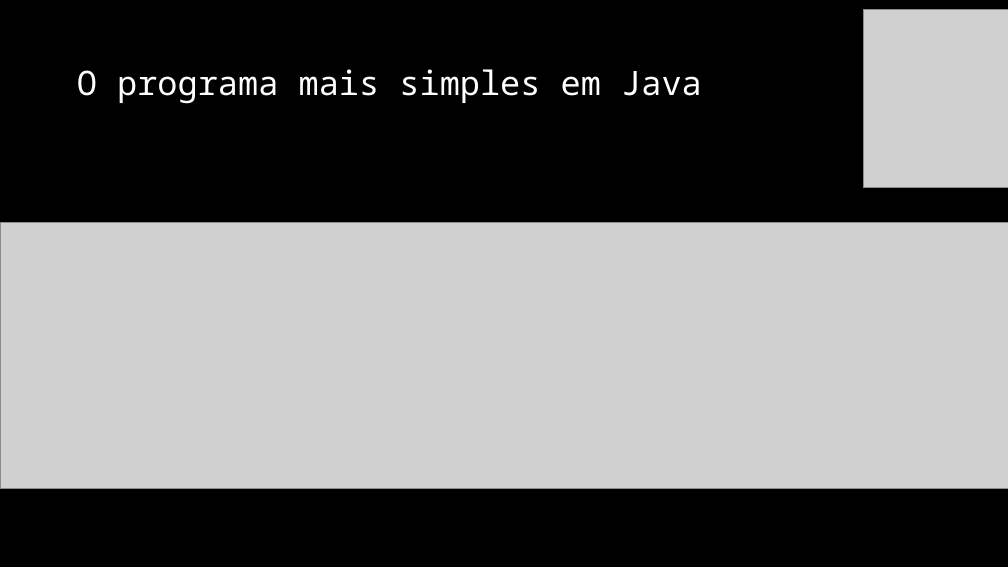
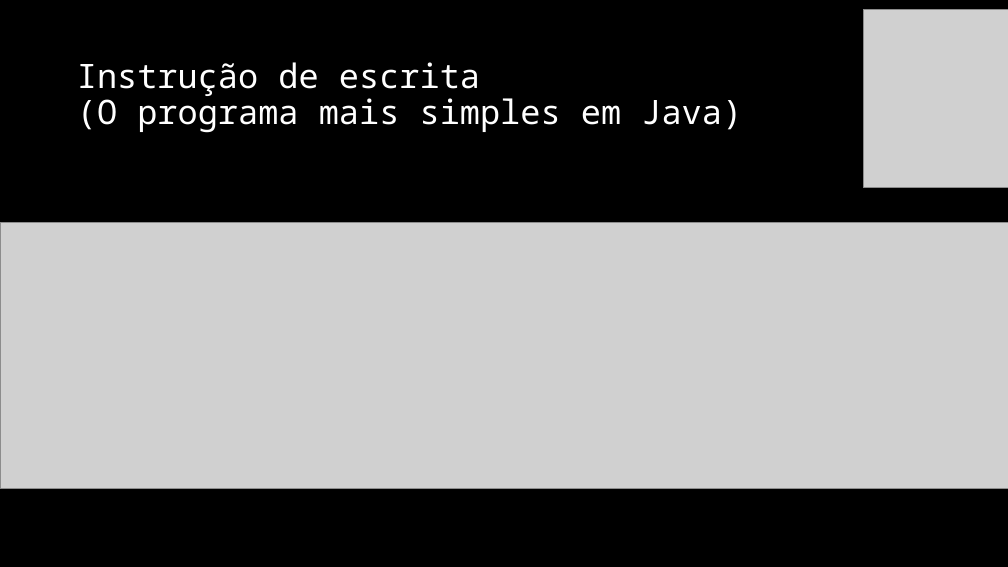
Before and after one commit to jrdutra/algoritmos, a slide deck: slide 3 of material_de_apoio/resumo_pratico.pptx (slide 2 before the commit). Drawn at 1008x567 pixels with LibreOffice and Linux fonts; fonts in the diff are those of the drawing; grey boxes stand for pictures. Boxes give left, top, right and bottom in pixels: in the first picture for what was removed or moved away, otherwise in the second. Text is boxed around its words. In the diff, an @@ line names an element or a change of style, - is before the commit and + after.

```diff
--- a/material_de_apoio/resumo_pratico.pptx
+++ b/material_de_apoio/resumo_pratico.pptx
@@ title at (77,62,742,133): text changed @@
-O programa mais simples em Java
+Instrução de escrita
+(O programa mais simples em Java)
```
Also in this commit, not shown: 1 slide added.
